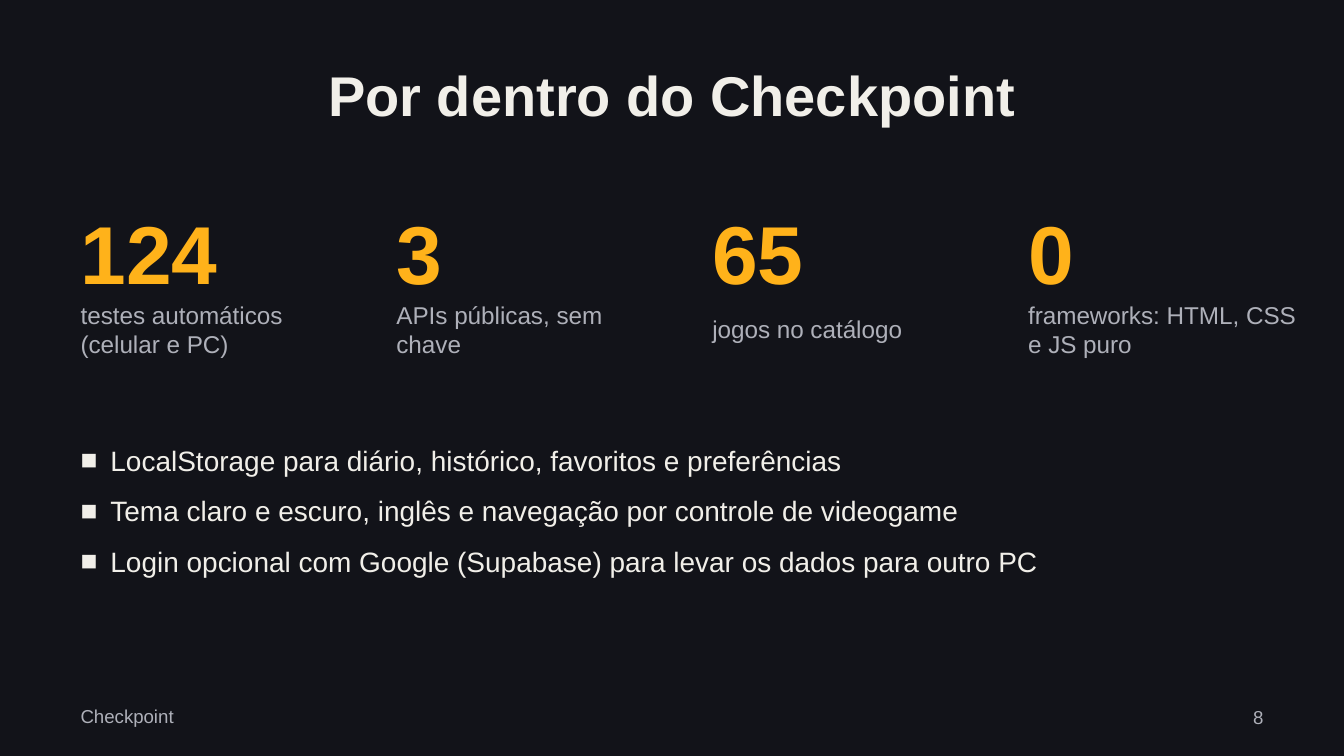
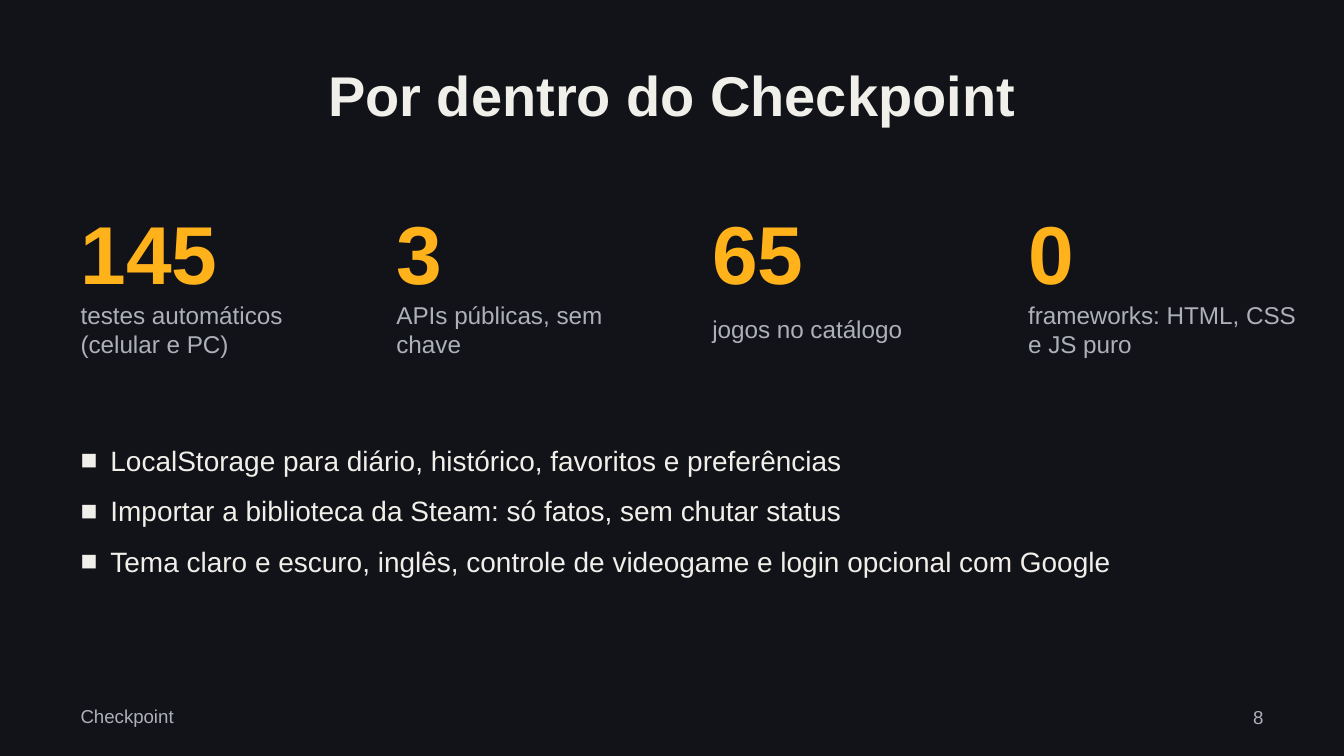
Before and after one commit to Samuel25z/checkpoint, a slide deck: slide 8 of relatorio/Apresentacao-Checkpoint.pptx. Drawn at 1344x756 pixels with LibreOffice and Linux fonts; fonts in the diff are those of the drawing. Boxes give left, top, right and bottom in pixels: in the first picture for what was removed or moved away, otherwise in the second. Text is boxed around its words. In the diff, an @@ line names an element or a change of style, - is before the commit and + after.

```diff
--- a/relatorio/Apresentacao-Checkpoint.pptx
+++ b/relatorio/Apresentacao-Checkpoint.pptx
@@ text at (81, 227, 218, 285): text changed @@
-124
+145
@@ text at (110, 500, 1110, 577): text changed @@
-■ Tema claro e escuro, inglês e navegação por controle de videogame
-■ Login opcional com Google (Supabase) para levar os dados para outro PC
+■ Importar a biblioteca da Steam: só fatos, sem chutar status
+■ Tema claro e escuro, inglês, controle de videogame e login opcional com Google
```
Also in this commit, not shown: 4 other files.
